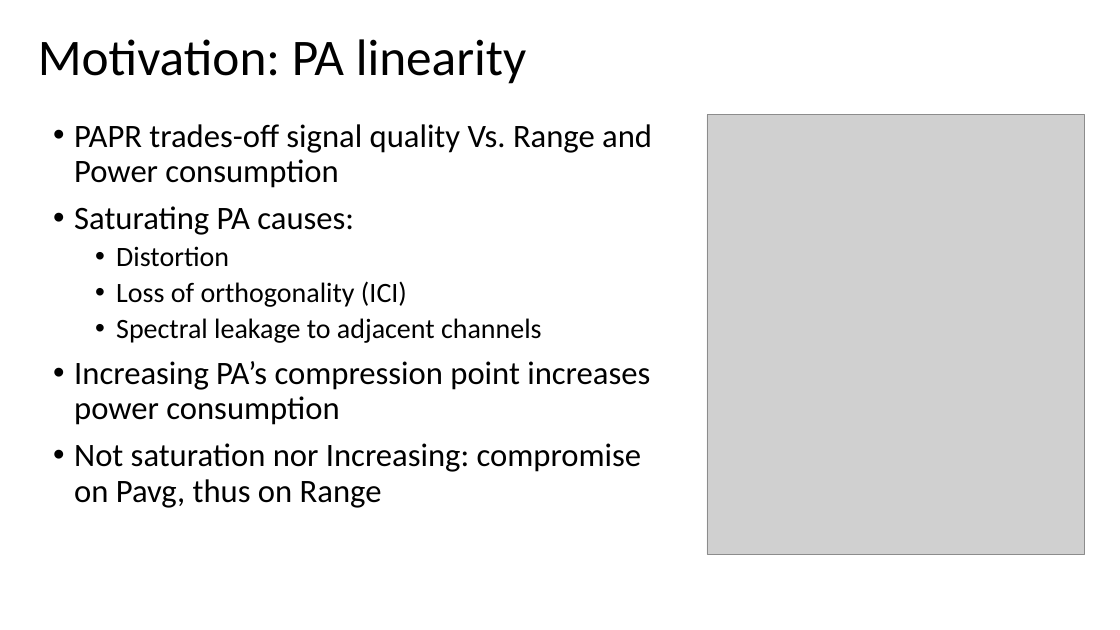
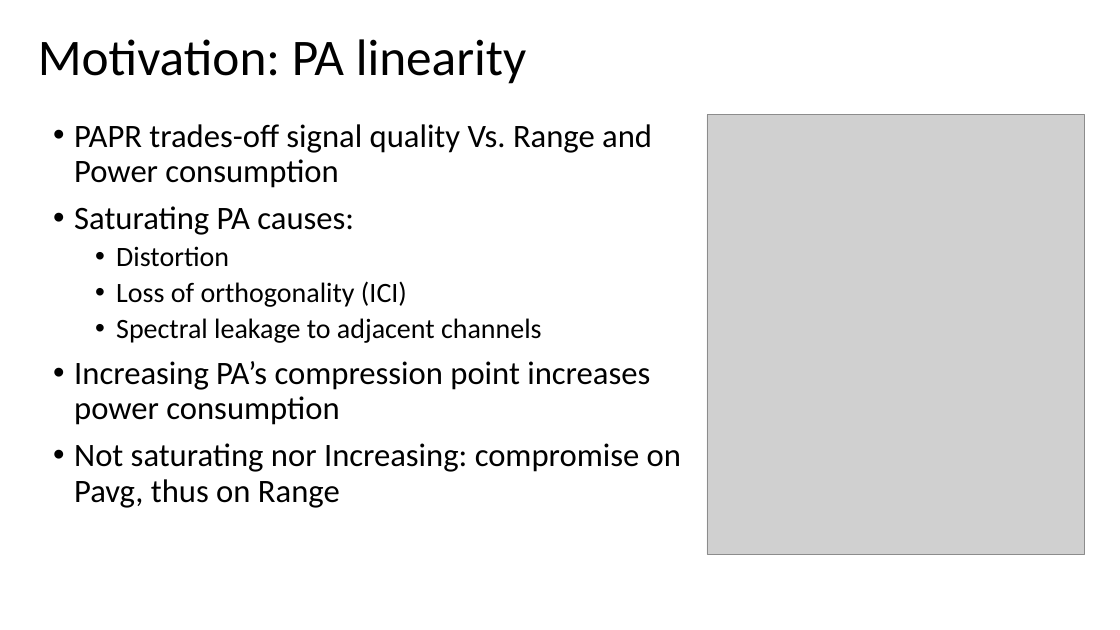
Before and after one commit to liorkissos/VLF-Simulations, a slide deck: slide 6 of Documents/Presentations/PAPR Reduction- PTS.pptx. Drawn at 1120x630 pixels with LibreOffice and Linux fonts; fonts in the diff are those of the drawing; grey boxes stand for pictures. Boxes give left, top, right and bottom in pixels: in the first picture for what was removed or moved away, otherwise in the second. Text is boxed around its words. In the diff, an @@ line names an element or a change of style, - is before the commit and + after.

```diff
--- a/Documents/Presentations/PAPR Reduction- PTS.pptx
+++ b/Documents/Presentations/PAPR Reduction- PTS.pptx
@@ text at (74, 443, 681, 508): text changed @@
-• Not saturation nor Increasing: compromise on Pavg, thus on Range
+• Not saturating nor Increasing: compromise on Pavg, thus on Range
```
Also in this commit, not shown: 8 other slides changed, 3 other files.
